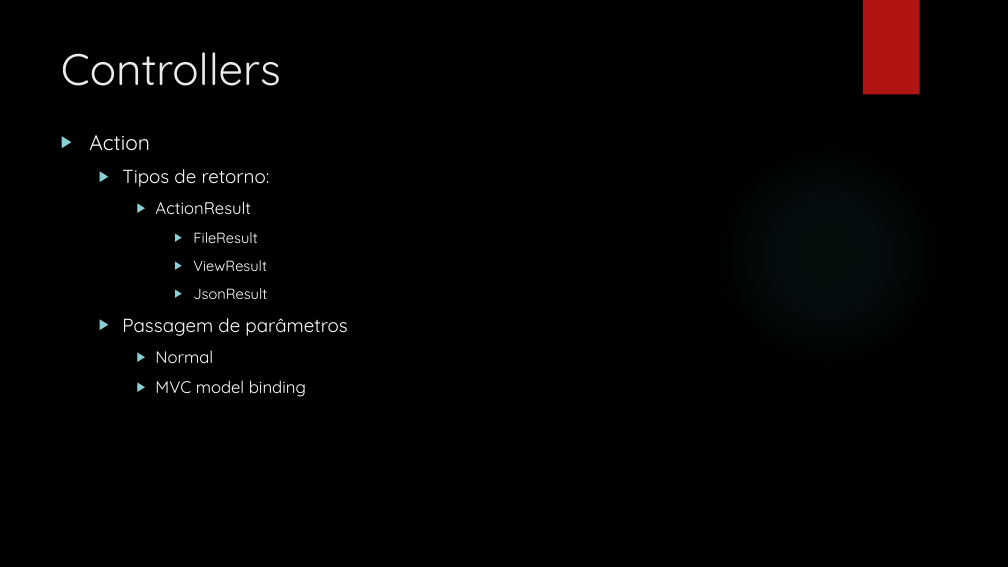
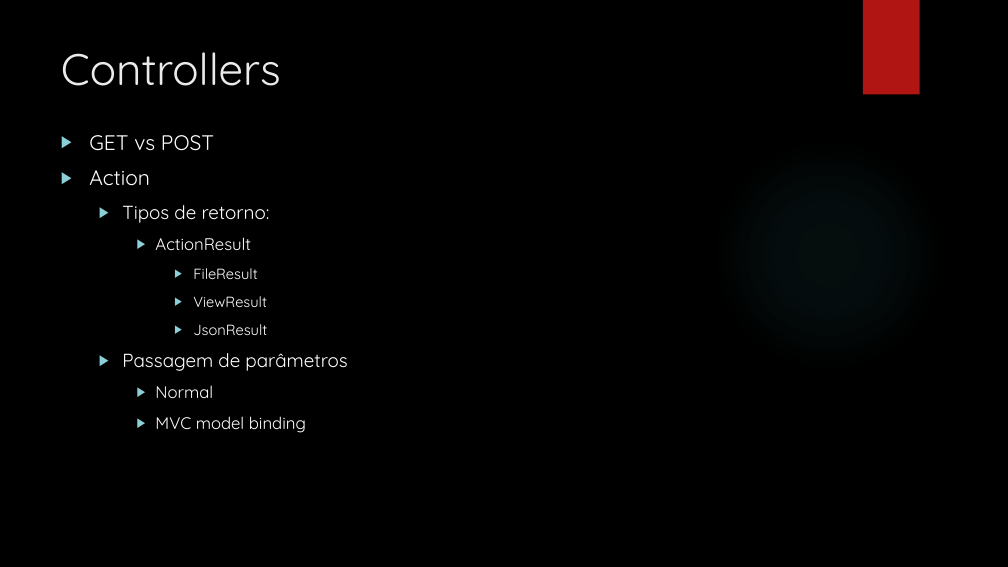
Before and after one commit to leolana/AspnetMvcLab, a slide deck: slide 16 of Presentation/AspNetMvc.pptx. Drawn at 1008x567 pixels with LibreOffice and Linux fonts; fonts in the diff are those of the drawing; background and template pictures are left out. Boxes give left, top, right and bottom in pixels: in the first picture for what was removed or moved away, otherwise in the second. Text is boxed around its words. In the diff, an @@ line names an element or a change of style, - is before the commit and + after.

```diff
--- a/Presentation/AspNetMvc.pptx
+++ b/Presentation/AspNetMvc.pptx
@@ text at bbox=[89, 135, 214, 151]: paragraph added @@
+▶ GET vs POST
```
Also in this commit, not shown: 3 other slides changed.
